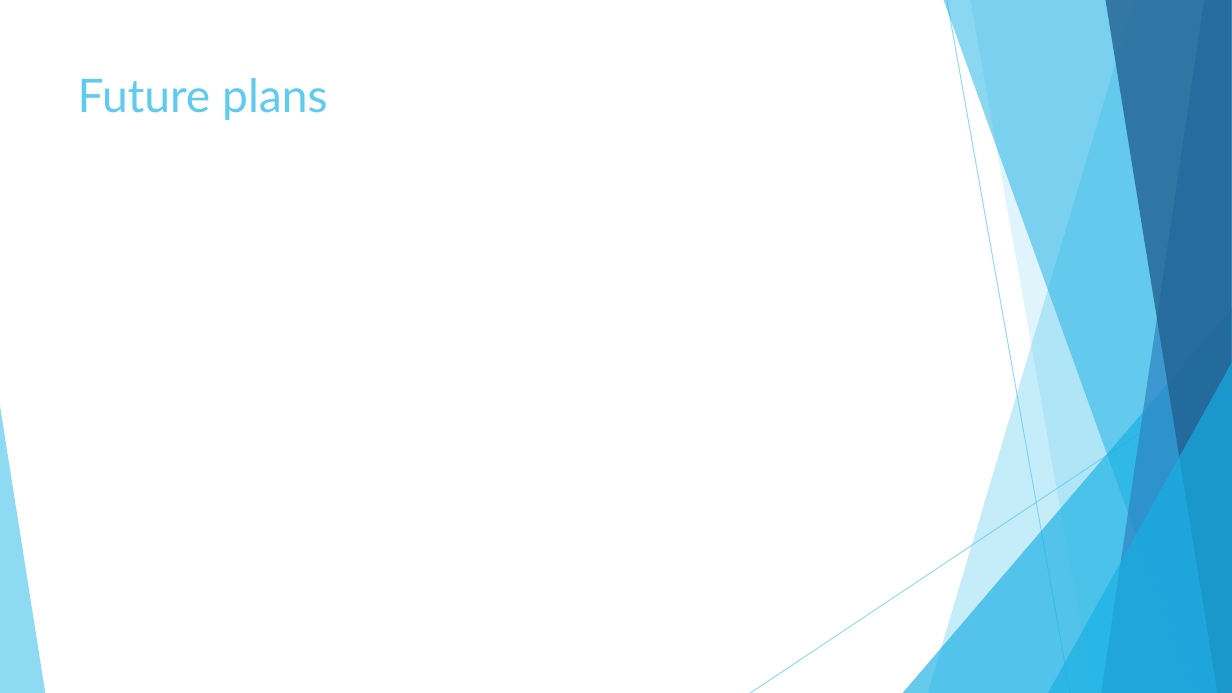
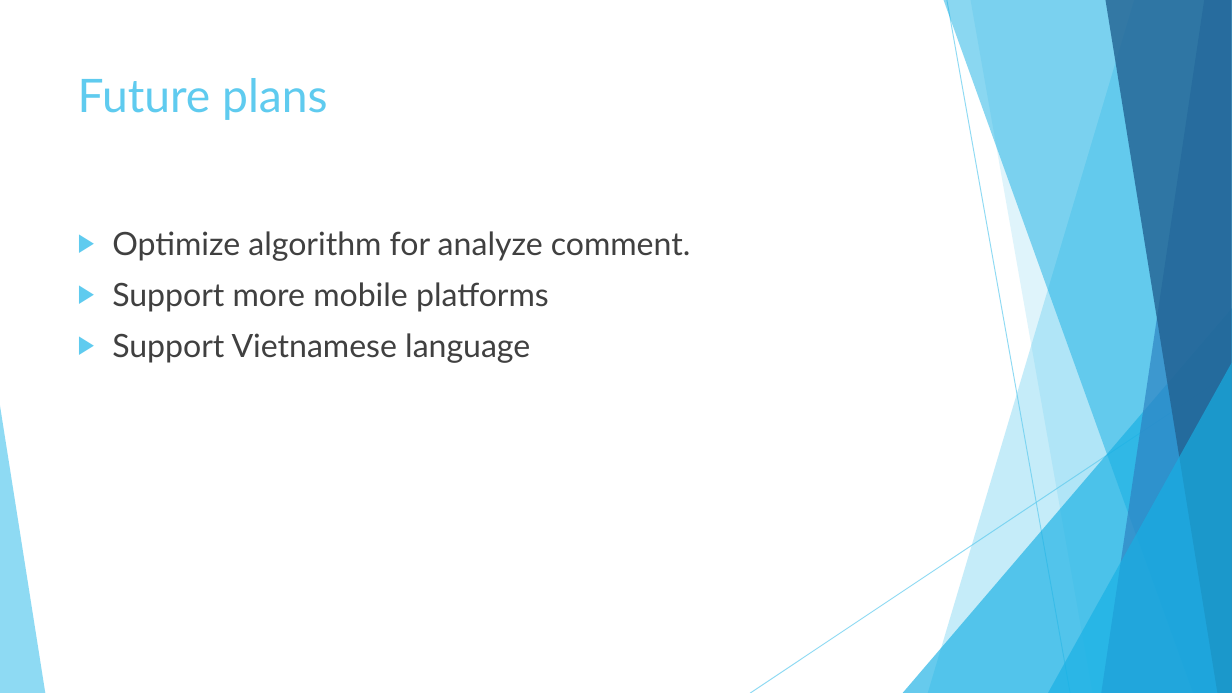
Before and after one commit to minhchau273/LaptopReview, a slide deck: slide 38 of Reports/LRA.pptx (slide 37 before the commit). Drawn at 1232x693 pixels with LibreOffice and Linux fonts; fonts in the diff are those of the drawing. Boxes give left, top, right and bottom in pixels: in the first picture for what was removed or moved away, otherwise in the second. Text is boxed around its words. In the diff, an @@ line names an element or a change of style, - is before the commit and + after.

```diff
--- a/Reports/LRA.pptx
+++ b/Reports/LRA.pptx
@@ text added at (112, 231, 690, 363), 25 pt, text #404040 @@
+▶ Optimize algorithm for analyze comment.
+▶ Support more mobile platforms
+▶ Support Vietnamese language
```
Also in this commit, not shown: 4 other slides changed, 1 slide added.
